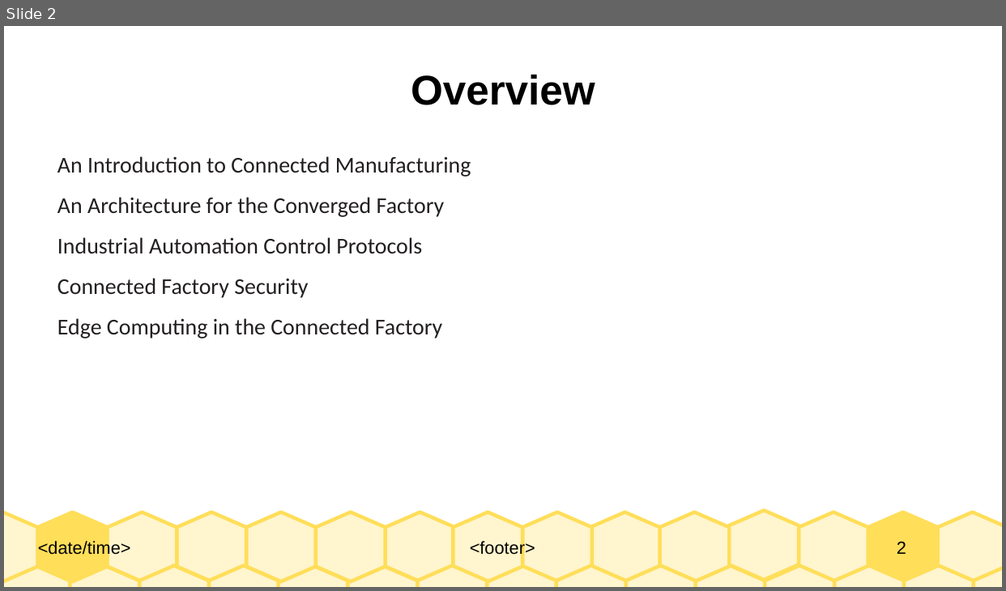
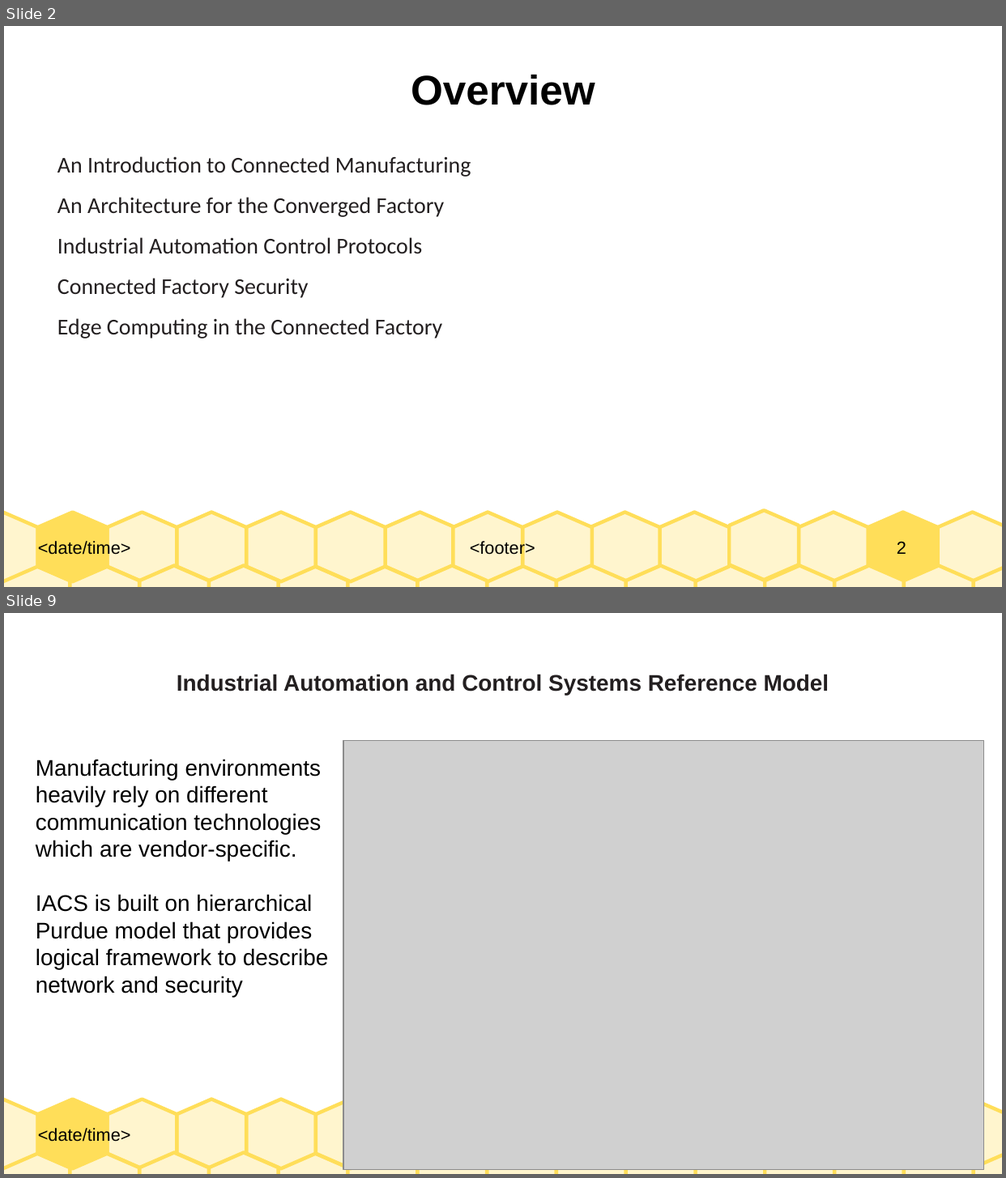
Before and after one commit to Dihfahsih1/Masters-Software-Engineering, a slide deck: yr-sem1/IoT/Chapter-9-slides.odp. Shown one above the other, each under a label of ours: slide 2 before the commit, slides 2 and 9 after it; the slides between them are not shown. The pictures are 1006x591 and 1006x1178 pixels, drawn with LibreOffice and Linux fonts; fonts in the diff are those of the drawing; grey boxes stand for pictures. Boxes give left, top, right and bottom in pixels: in the first picture for what was removed or moved away, otherwise in the second. Text is boxed around its words. In the diff, an @@ line names an element or a change of style, - is before the commit and + after.

```diff
--- a/yr-sem1/IoT/Chapter-9-slides.odp
+++ b/yr-sem1/IoT/Chapter-9-slides.odp
@@ slide 9 added at [4,613,1002,1174], background #FFFFFF; not listed: 23 template elements that a slide beside it also shows @@
@@ title added at [177,674,829,695], 18 pt, text #231F20, bold @@
+Industrial Automation and Control Systems Reference Model
@@ picture added at [343,741,984,1171] @@
@@ text added at [36,759,329,997], 18 pt, text #000000 @@
+Manufacturing environments heavily rely on different communication technologies which are vendor-specific.
+IACS is built on hierarchical Purdue model that provides logical framework to describe network and security
```
Also in this commit, not shown: 1 slide changed, 18 other slides added, 6 other files.
